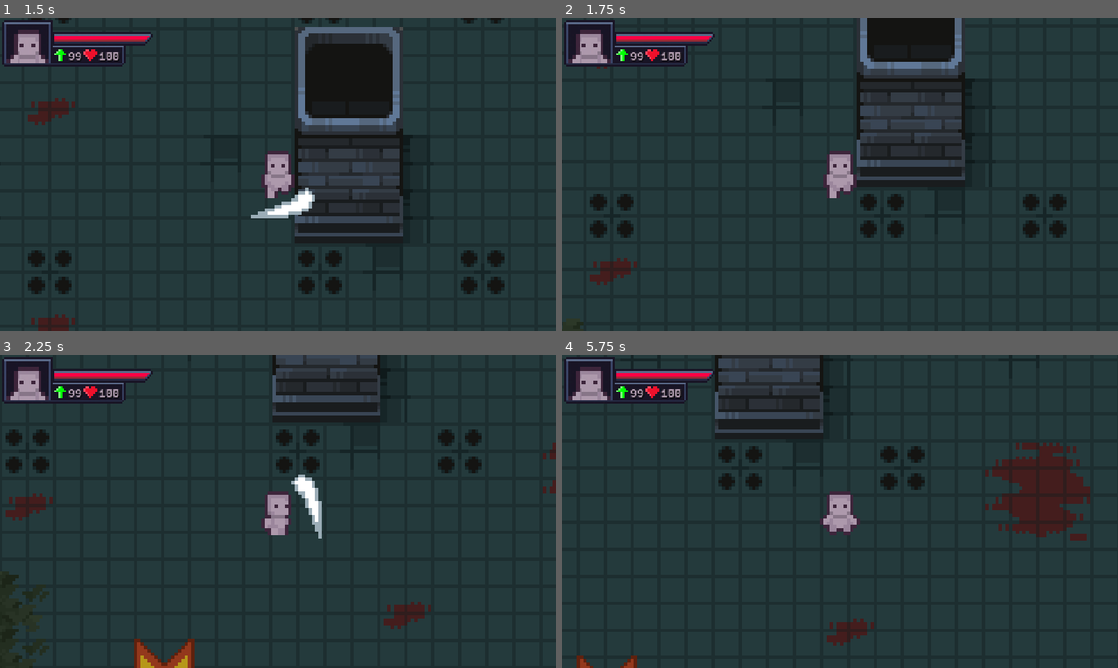
Above: before the commit, frames 1-4 (two rows, left to right).
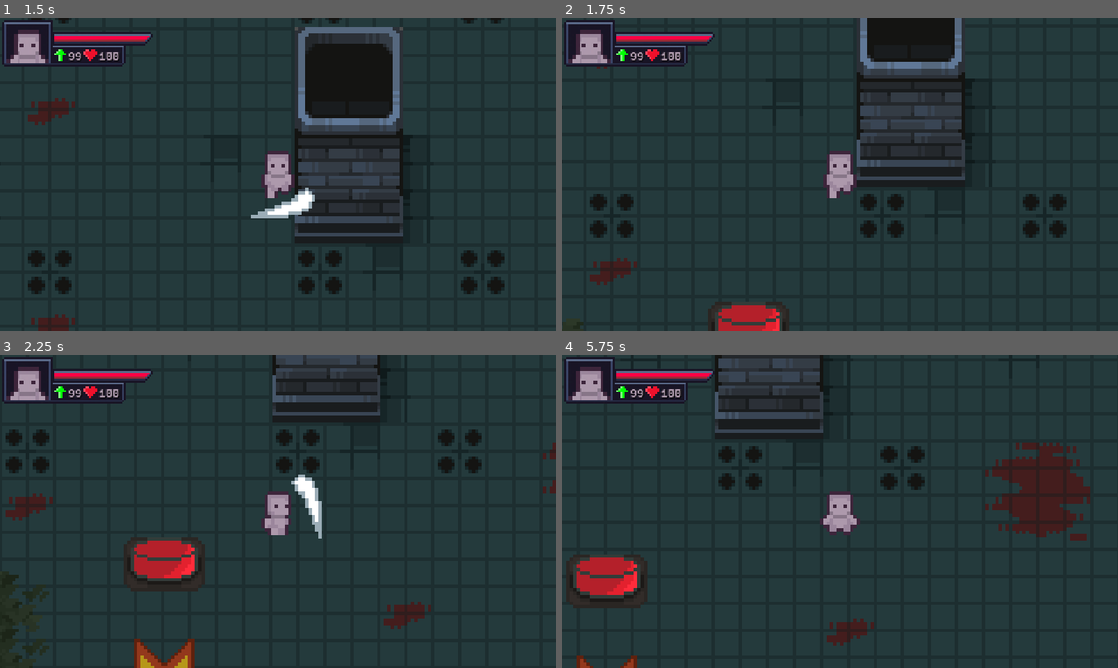
Above: after the commit, the same moments.

Repository: kyndlm/gamejam-loop
Game: Godot game, scene res://Scenes/universe.tscn
The game is run twice, just before and just after one commit, with the same random seed, the same clock (stepped at 60 frames per second) and the same inputs.
Inputs (mouse positions are in pixels of both pictures, inside the frame that each line leads up to):
- Up to frame 1 (1.5 s): move the mouse to (400, 158) at 0.52 s; hold D (right) 0.53-1.28 s; click (400, 158) at 0.6 s; move the mouse to (166, 190) at 1.27 s; hold S (down) from 1.28 s (still down); click (166, 190) at 1.35 s
- Up to frame 2 (1.75 s): keep holding S (down)
- Up to frame 3 (2.25 s): move the mouse to (333, 442) at 2.02 s; release S (down) at 2.03 s; hold D (right) from 2.03 s (still down); click (333, 442) at 2.1 s
- Up to frame 4 (5.75 s): move the mouse to (812, 574) at 2.77 s; release D (right) at 2.78 s; hold W (up) 2.78-3.53 s; click (812, 574) at 2.85 s; move the mouse to (1006, 558) at 3.52 s; hold A (left) 3.53-5.03 s; click (1006, 558) at 3.6 s; move the mouse to (673, 464) at 4.27 s; click (673, 464) at 4.35 s; move the mouse to (867, 511) at 5.02 s; hold S (down) from 5.03 s (still down); click (867, 511) at 5.1 s

Frame 1 is identical in both runs. In frame 2, 0.9% of the frame differs, in the area x 26-41%, y 90-100%; in frame 3, 1.7%, in the area x 22-37%, y 58-76%; in frame 4, 1.6%.

Commit message:
connected button to the doors

Diff:
--- a/Game/Scenes/Maps/StartDoor.tscn
+++ b/Game/Scenes/Maps/StartDoor.tscn
@@ -641,4 +641,4 @@
 tile_map_data = PackedByteArray(0, 0, 213, 255, 234, 255, 0, 0, 2, 0, 7, 0, 0, 48, 212, 255, 234, 255, 0, 0, 3, 0, 7, 0, 0, 48)
 tile_set = SubResource("TileSet_wjak1")
 
-[connection signal="body_exited" from="Area2D" to="Area2D" method="_on_body_exited"]
+[connection signal="body_exited" from="Area2D" to="." method="_on_area_2d_body_exited"]
--- a/Game/Scenes/Player/Ghost.tscn
+++ b/Game/Scenes/Player/Ghost.tscn
@@ -274,6 +274,7 @@
 
 [node name="Ghost" type="CharacterBody2D"]
 physics_interpolation_mode = 1
+z_index = 4
 collision_layer = 4
 collision_mask = 4
 
--- a/Game/Scenes/enemy.tscn
+++ b/Game/Scenes/enemy.tscn
@@ -271,6 +271,7 @@
 size = Vector2(10, 8)
 
 [node name="Enemy" type="CharacterBody2D"]
+z_index = 4
 script = ExtResource("1_b3oue")
 
 [node name="EnemyAnimPlayer" type="AnimatedSprite2D" parent="."]
--- a/Game/Scenes/universe.tscn
+++ b/Game/Scenes/universe.tscn
@@ -1,10 +1,12 @@
-[gd_scene load_steps=9 format=4 uid="uid://bvx2ava3t1b2w"]
+[gd_scene load_steps=11 format=4 uid="uid://bvx2ava3t1b2w"]
 
 [ext_resource type="PackedScene" uid="uid://cr3qfcods130o" path="res://Scenes/Player/player.tscn" id="1_1thej"]
 [ext_resource type="PackedScene" uid="uid://cnu4pqxy26kyu" path="res://Scenes/UI/Game/overlay.tscn" id="1_rg7rw"]
+[ext_resource type="PackedScene" path="res://Scenes/SpawnArea.tscn" id="2_7oqr4"]
 [ext_resource type="PackedScene" uid="uid://dyp85ebrvncwo" path="res://Scenes/Maps/tile_map_layer_main.tscn" id="2_vxn3s"]
 [ext_resource type="PackedScene" uid="uid://ddtlhv70vaaqu" path="res://Scenes/Maps/tile_map_layer_prop.tscn" id="3_7vtxy"]
 [ext_resource type="Texture2D" uid="uid://yn1t5jvsgyxv" path="res://Assets/Sprites/Tilemaps/Tiles.png" id="3_rxodl"]
+[ext_resource type="PackedScene" uid="uid://b684chv1exram" path="res://Scenes/reset_button.tscn" id="6_o6oia"]
 [ext_resource type="PackedScene" uid="uid://cisgfditt5o0l" path="res://Scenes/Maps/StartDoor.tscn" id="6_ol4le"]
 
 [sub_resource type="TileSetAtlasSource" id="TileSetAtlasSource_ytujs"]
@@ -314,7 +316,11 @@
 [node name="World" type="Node2D" parent="."]
 unique_name_in_owner = true
 
+[node name="SpawnArea" parent="World" instance=ExtResource("2_7oqr4")]
+position = Vector2(886, -87)
+
 [node name="StartDoor" parent="World" instance=ExtResource("6_ol4le")]
+unique_name_in_owner = true
 z_index = 3
 
 [node name="TileMapLayerMain" parent="World" instance=ExtResource("2_vxn3s")]
@@ -332,6 +338,11 @@
 tile_map_data = PackedByteArray("AAAAAPX/AAAAAAoAAAABAPX/AAABAAoAAAAAAOr/AAABAAoAADABAOr/AAAAAAoAADDU//X/AAAAAAoAAADV//X/AAABAAoAAAA=")
 tile_set = SubResource("TileSet_v1hdm")
 
+[node name="ResetButton" parent="World" instance=ExtResource("6_o6oia")]
+unique_name_in_owner = true
+z_index = 3
+position = Vector2(0, 69)
+
 [node name="Player" parent="World" instance=ExtResource("1_1thej")]
 unique_name_in_owner = true
 z_index = 5
--- a/Game/Scripts/Ghosts/Replay.gd
+++ b/Game/Scripts/Ghosts/Replay.gd
@@ -19,88 +19,94 @@
 
 var areaToActivate: Node2D
 
+@onready var start_door: Node2D = null  # StartDoor-Referenz
+
 func _ready():
+	# Suche StartDoor in der aktuellen Szene
+	if get_tree().current_scene:
+		var world = get_tree().current_scene.get_node_or_null("World")
+		if world:
+			start_door = world.get_node_or_null("StartDoor")
+
+	if start_door:
+		print("StartDoor erfolgreich gefunden:", start_door)
+	else:
+		print("StartDoor konnte nicht gefunden werden.")
+
 	playReplay = false
 	isRecording = false
 	isReversing = false
-	pass
-
 
 func processGhost() -> void:
-	if(playReplay):
+	if playReplay:
 		actionCheck()
-	if(isReversing):
+	if isReversing:
 		reverseCheck()
-	pass
 
 func actionCheck():
-	if(actions.size() > 0 && actions.front().getTimeStamp() <= (Time.get_ticks_msec() - replayStart)):
-		if(actions.front().getRemainingReplays() > 0):
+	if actions.size() > 0 and actions.front().getTimeStamp() <= (Time.get_ticks_msec() - replayStart):
+		if actions.front().getRemainingReplays() > 0:
 			actions.front().execute()
 			recordedActions.append(actions.pop_front())
 		else:
 			actions.pop_front()
 		actionCheck()
-pass
 
 func addAction(action: Action) -> void:
 	recordedActions.append(action)
 	reverseActions.append(action)
 	action.setTimeStamp(startTime)
-	pass
 
 func reverseCheck():
-	if(reverseStart == 0 && reverseActions.size() > 0):
-		reverseStart = Time.get_ticks_msec() + reverseActions.front().getTimeStamp()/2
-	if(reverseActions.size() <= 0):
+	if reverseStart == 0 and reverseActions.size() > 0:
+		reverseStart = Time.get_ticks_msec() + reverseActions.front().getTimeStamp() / 2
+
+	if reverseActions.size() <= 0:
 		isReversing = false
 		reverseStart = 0
 		player.global_position = self.endingPosition
-		#GhostManager.getRecordingGhost().global_position = self.endingPosition
-		#GhostManager.getRecordingGhost().visible = true
-		areaToActivate.setEnabled(true)
-	if(reverseActions.size() > 0 && reverseActions.front().getTimeStamp()/2 >= reverseStart - Time.get_ticks_msec()):
-		reverseActions.front().setReverseExecutor(player)
-		reverseActions.front().executeReverse()
-		reverseActions.pop_front()
-		reverseCheck()
-pass
+		if start_door:
+			start_door.unlockRightDoor()  # Methode von StartDoor aufrufen
+		else:
+			print("StartDoor ist nicht gesetzt!")
+
+	else:
+		if reverseActions.front().getTimeStamp() / 2 >= reverseStart - Time.get_ticks_msec():
+			reverseActions.front().setReverseExecutor(player)
+			reverseActions.front().executeReverse()
+			reverseActions.pop_front()
+			reverseCheck()
 
 func reversePlay(node: Node2D, endOnPosition: Vector2) -> void:
 	self.player = node
 	self.endingPosition = endOnPosition
 	reverseActions.reverse()
 	isReversing = true
-	pass
 
 func startReplay() -> void:
 	print("Started Replay And set replayStart")
 	print(actions.size())
 	replayStart = Time.get_ticks_msec()
 	playReplay = true
-	pass
 
 func stopReplay() -> void:
 	print("stop Replay")
 	playReplay = false
-	pass
 
 func startedRecording():
 	print("start Recording")
 	startTime = Time.get_ticks_msec()
 	isRecording = true
-	pass
 
 func stoppedRecording():
 	print("Stopped Recording")
-	if(!isRecording): #if its not already recoding, then dont do anything
+	if not isRecording:  # if its not already recording, then don't do anything
 		return
-	while(!actions.is_empty()):
+	while not actions.is_empty():
 		recordedActions.append(actions.pop_front())
 	actions = recordedActions.duplicate()
 	recordedActions = []
 	isRecording = false
-	pass
 
 func setAreaToActivate(area: Node2D):
 	self.areaToActivate = area
--- a/Game/Scripts/reset_button.gd
+++ b/Game/Scripts/reset_button.gd
@@ -15,6 +15,7 @@
 		GhostManager.endRecording()
 		Replay.reversePlay(body, self.global_position)
 		isEnabled = false
+
 	pass
 
 func setEnabled(isEnabled: bool):
--- a/Game/Scripts/startArea.gd
+++ b/Game/Scripts/startArea.gd
@@ -1,11 +1,17 @@
-extends Area2D
+extends Node2D
 
 var isEnabled = true
 
 @onready var door_right: TileMapLayer = %DoorRight
 @onready var door_bottom: TileMapLayer = %DoorBottom
+@onready var reset_button: Node2D = %ResetButton
 
-func _on_body_exited(body: Node2D) -> void:
+func unlockRightDoor():
+	door_right.enabled = false
+	door_bottom.enabled = true
+	self.isEnabled = true
+
+func _on_area_2d_body_exited(body: Node2D) -> void:
 	door_right.enabled = true
 	door_bottom.enabled = false
 	if(isEnabled):
@@ -13,10 +19,6 @@
 		GhostManager.startReplay()
 		GhostManager.startRecording()
 		Replay.setAreaToActivate(self)
+		GameManager.startNewWave(body)
+		reset_button.setEnabled(true)
 	pass
-
-func unlockRightDoor():
-	door_right.enabled = false
-
-func setEnabled(isEnabled: bool):
-	self.isEnabled = isEnabled
Not shown: 1 places in Game/Scenes/Maps/StartDoor.tscn that only renumber resources
